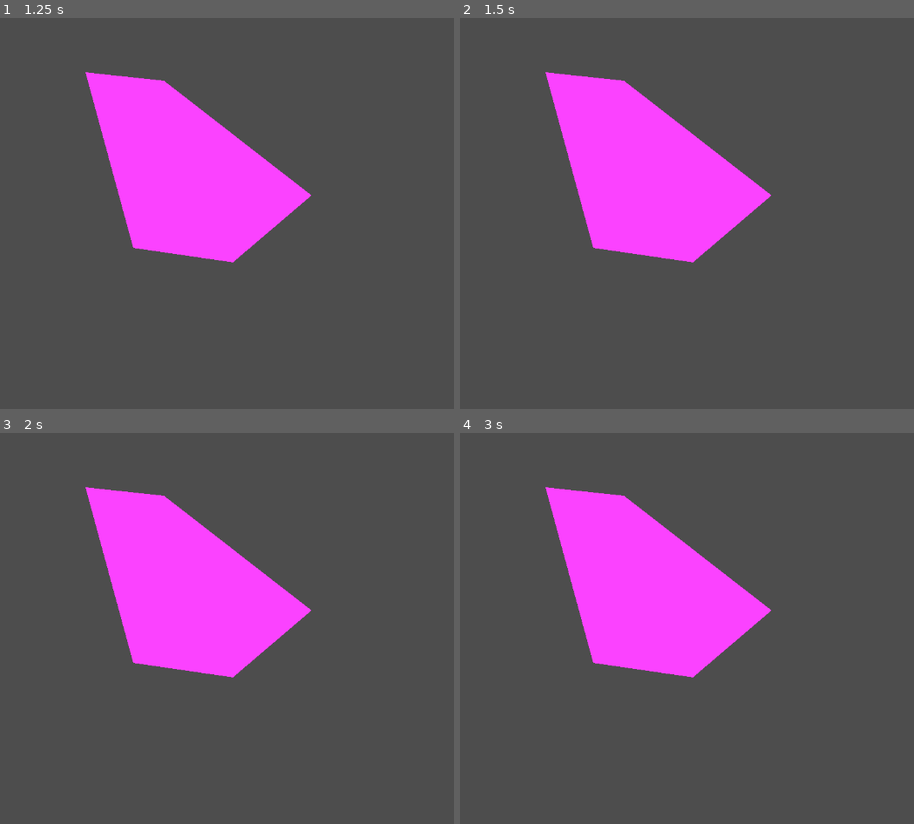
Above: before the commit, frames 1-4 (two rows, left to right).
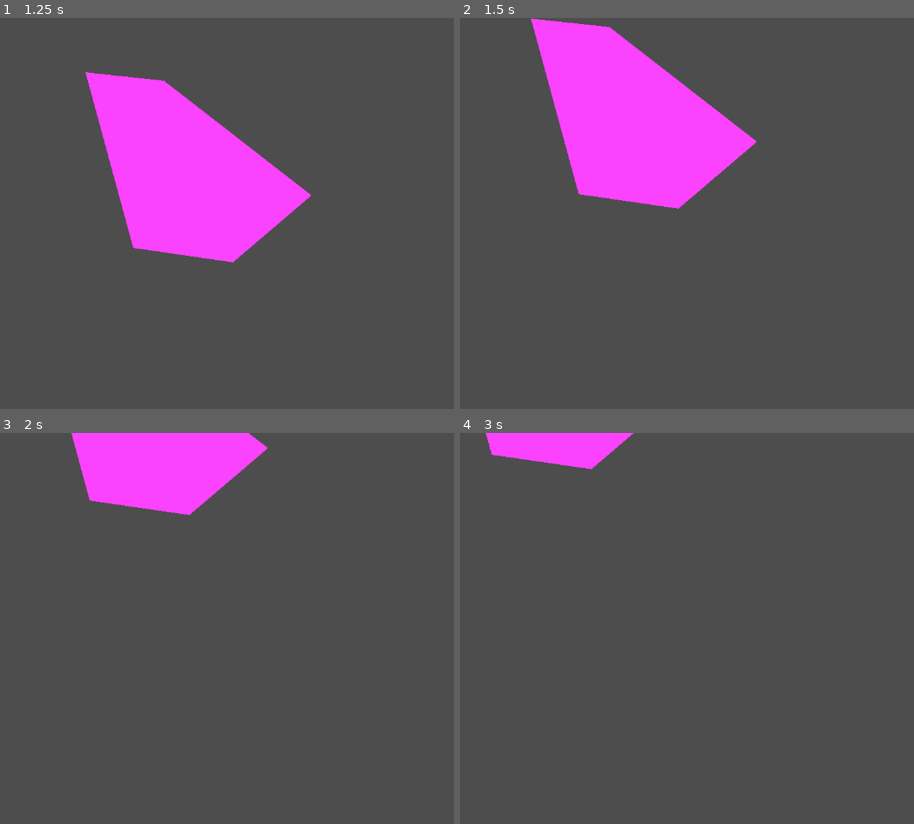
Above: after the commit, the same moments.

Repository: gabeseq/gmtk2024
Game: Godot game, scene res://scenes/main.tscn
The game is run twice, just before and just after one commit, with the same random seed, the same clock (stepped at 60 frames per second) and the same inputs.
Inputs (mouse positions are in pixels of both pictures, inside the frame that each line leads up to):
- Up to frame 1 (1.25 s): tap Enter at 0.5 s; move the mouse to (426, 193) at 0.52 s; click (426, 193) at 0.67 s
- Up to frame 2 (1.5 s): tap Space at 1.25 s; drag from (596, 233) to (550, 68) at 1.27 s
- Up to frame 3 (2 s): no input
- Up to frame 4 (3 s): tap Enter at 2 s; move the mouse to (805, 542) at 2.02 s; click (805, 542) at 2.17 s; tap Space at 2.75 s; drag from (700, 706) to (523, 569) at 2.77 s

Frame 1 is identical in both runs. In frame 2, 11% of the frame differs, in the area x 15-69%, y 0-63%; in frame 3, 19%; in frame 4, 16%.

Commit message:
click and drag works!

Diff:
--- a/scenes/cursor.tscn
+++ b/scenes/cursor.tscn
@@ -18,3 +18,4 @@
 max_results = 1
 collide_with_areas = true
 script = ExtResource("1_y8o5r")
+metadata/is_mouse_cursor = true
--- a/scenes/main.tscn
+++ b/scenes/main.tscn
@@ -1,6 +1,6 @@
 [gd_scene load_steps=3 format=3 uid="uid://cvnwsi84st7j4"]
 
-[ext_resource type="PackedScene" uid="uid://bxthmm85yu615" path="res://scenes/tile.tscn" id="1_jl33j"]
+[ext_resource type="PackedScene" uid="uid://cmns73rihteny" path="res://scenes/test-tile.tscn" id="1_jl33j"]
 [ext_resource type="PackedScene" uid="uid://t261o2hosg4j" path="res://scenes/cursor.tscn" id="2_se1wb"]
 
 [node name="Node2D" type="Node2D"]
@@ -8,5 +8,5 @@
 [node name="Tile" parent="." instance=ExtResource("1_jl33j")]
 position = Vector2(274, 87)
 
-[node name="Node2D" parent="." instance=ExtResource("2_se1wb")]
+[node name="Cursor" parent="." instance=ExtResource("2_se1wb")]
 position = Vector2(70, 179)
--- a/scenes/resizable-tile.tscn
+++ /dev/null
@@ -1,30 +0,0 @@
-[gd_scene load_steps=2 format=3 uid="uid://cnkjg20g8miub"]
-
-[sub_resource type="GDScript" id="GDScript_adeuq"]
-script/source = "extends CollisionPolygon2D
-
-
-# Called when the node enters the scene tree for the first time.
-func _ready() -> void:
-	pass # Replace with function body.
-
-
-# Called every frame. 'delta' is the elapsed time since the previous frame.
-func _process(delta: float) -> void:
-	pass
-"
-
-[node name="Resizable-tile" type="Node2D"]
-
-[node name="Polygon2D" type="Polygon2D" parent="."]
-position = Vector2(14, 6)
-polygon = PackedVector2Array(2, 2, 11, 55, 66, 85, 143, 78, 111, 36, 33, 7)
-
-[node name="Area2D" type="Area2D" parent="Polygon2D"]
-position = Vector2(24.1687, 28.3598)
-scale = Vector2(9.65178, 9.65178)
-
-[node name="CollisionPolygon2D" type="CollisionPolygon2D" parent="Polygon2D/Area2D"]
-position = Vector2(4.43765, 1.10241)
-polygon = PackedVector2Array(-6.6309, -3.72988, -5.80204, 1.55412, 0, 4.66235, 7.87419, 3.9371, 4.66235, -0.310823, -3.72988, -3.31545)
-script = SubResource("GDScript_adeuq")
--- /dev/null
+++ b/scenes/test-tile.tscn
@@ -0,0 +1,15 @@
+[gd_scene load_steps=2 format=3 uid="uid://cmns73rihteny"]
+
+[ext_resource type="Script" path="res://scripts/tile.gd" id="1_vbvky"]
+
+[node name="TestTile" type="Polygon2D"]
+position = Vector2(14, 3)
+color = Color(0.987667, 0.26, 1, 1)
+polygon = PackedVector2Array(-10, 3, 69, 294, 234, 318, 364, 207, 120, 17)
+script = ExtResource("1_vbvky")
+
+[node name="Area2D" type="Area2D" parent="."]
+
+[node name="CollisionPolygon2D" type="CollisionPolygon2D" parent="Area2D"]
+
+[connection signal="mouse_entered" from="Area2D" to="." method="_on_area_2d_mouse_entered"]
--- a/scenes/test.tscn
+++ /dev/null
@@ -1,6 +0,0 @@
-[gd_scene format=3 uid="uid://diryrdc8e3usq"]
-
-[node name="Area2D" type="Area2D"]
-
-[node name="CollisionPolygon2D" type="CollisionPolygon2D" parent="."]
-polygon = PackedVector2Array(0, 0, 10, 69, 53, 95, 80, 74, 63, 11)
--- a/scenes/tile.tscn
+++ /dev/null
@@ -1,13 +0,0 @@
-[gd_scene load_steps=2 format=3 uid="uid://bxthmm85yu615"]
-
-[ext_resource type="Script" path="res://scripts/tile.gd" id="1_vbvky"]
-
-[node name="Tile" type="Polygon2D"]
-position = Vector2(14, 3)
-color = Color(0.987667, 0.26, 1, 1)
-polygon = PackedVector2Array(-10, 3, 69, 294, 234, 318, 364, 207, 120, 17)
-script = ExtResource("1_vbvky")
-
-[node name="Area2D" type="Area2D" parent="."]
-
-[node name="CollisionPolygon2D" type="CollisionPolygon2D" parent="Area2D"]
--- a/scripts/tile.gd
+++ b/scripts/tile.gd
@@ -2,32 +2,39 @@
 
 @onready var hitbox: CollisionPolygon2D = $Area2D/CollisionPolygon2D
 @onready var tile: Polygon2D = $"."
+@onready var area2d: Area2D = $Area2D
 
 
 var dragging = false
 var click_radius = 150 # Size of the sprite.
+var clicked_on = false
+var hovering = false
+var tile_offset
 
 
 # Called when the node enters the scene tree for the first time.
 func _ready() -> void:
 	hitbox.polygon = tile.polygon
-	pass # Replace with function body.
 
 # Called every frame. 'delta' is the elapsed time since the previous frame.
 func _process(delta: float) -> void:
 	pass
 
+func _input(event):
 
-func _input(event):
 	if event is InputEventMouseButton and event.button_index == MOUSE_BUTTON_LEFT:
-		if (event.position - tile.position).length() < click_radius:
-			# Start dragging if the click is on the sprite.
+		if (hovering):
+			# Start dragging if the click is inside the polygon.
 			if not dragging and event.pressed:
 				dragging = true
+				tile_offset = tile.position - event.position
 			# Stop dragging if the button is released.
 			if dragging and not event.pressed:
 				dragging = false
 
 	if event is InputEventMouseMotion and dragging:
-		# While dragging, move the sprite with the mouse.
-		tile.position = event.position
+		# While dragging, move the tile with the mouse.
+		tile.position = event.position + tile_offset
+
+func _on_area_2d_mouse_entered() -> void:
+	hovering = true
Not shown, added: scenes/tes26EF.tmp
